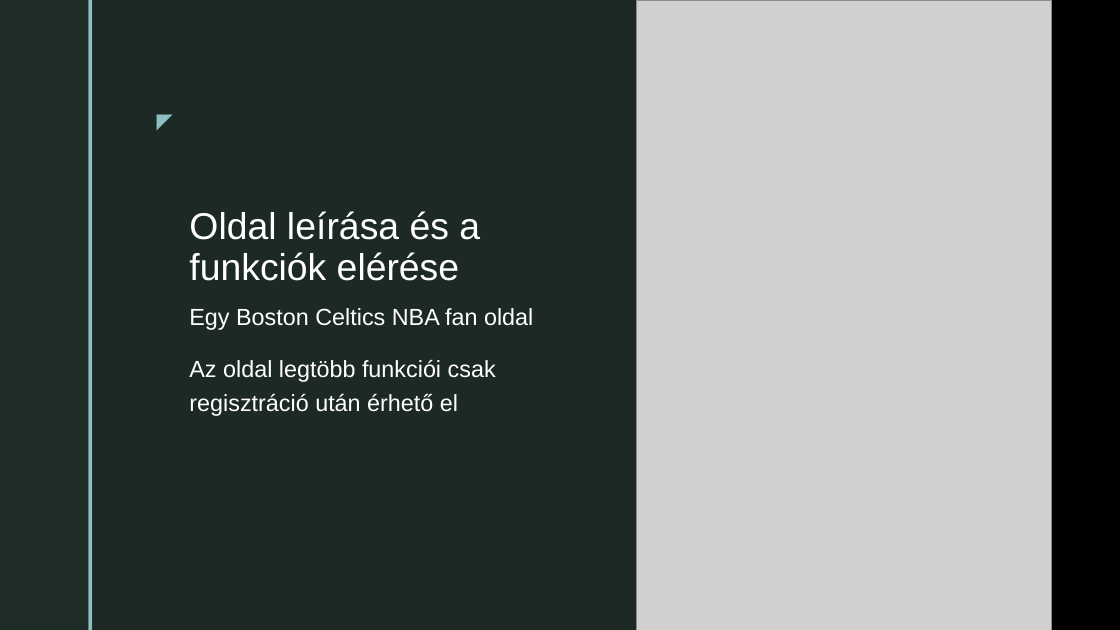
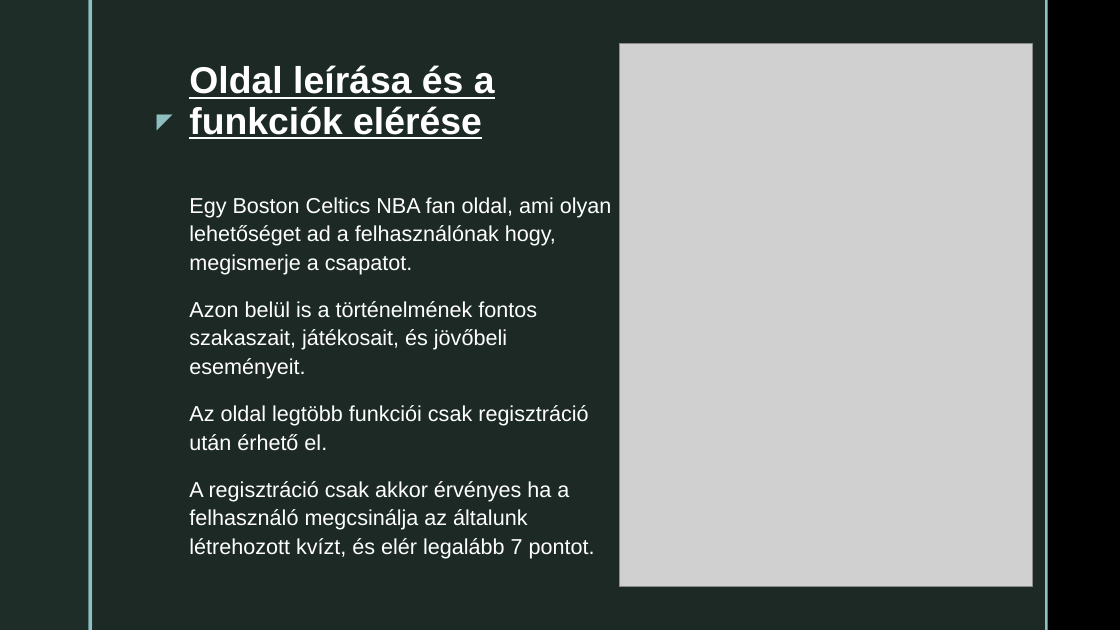
Before and after one commit to TaicsMrt/Vizsgafeladat, a slide deck: slide 3 of Vizsga.pptx (slide 2 before the commit). Drawn at 1120x630 pixels with LibreOffice and Linux fonts; fonts in the diff are those of the drawing; grey boxes stand for pictures; background and template pictures are left out. Boxes give left, top, right and bottom in pixels: in the first picture for what was removed or moved away, otherwise in the second. Text is boxed around its words. In the diff, an @@ line names an element or a change of style, - is before the commit and + after.

```diff
--- a/Vizsga.pptx
+++ b/Vizsga.pptx
@@ title "Oldal leírása és a funkciók ...": place and size @@
-title "Oldal leírása és a funkciók ..." at bbox=[189, 211, 480, 281]
+title "Oldal leírása és a funkciók ..." at bbox=[189, 65, 495, 139]
@@ title "Oldal leírása és a funkciók ..." at bbox=[189, 65, 495, 139]: bold on, underline on @@
@@ picture: place and size @@
-picture at bbox=[637, 0, 1052, 630]
+picture at bbox=[620, 44, 1033, 586]
@@ text at bbox=[189, 197, 612, 559]: text changed; size 20 to 18.5 pt @@
-Egy Boston Celtics NBA fan oldal
-Az oldal legtöbb funkciói csak regisztráció után érhető el
+Egy Boston Celtics NBA fan oldal, ami olyan lehetőséget ad a felhasználónak hogy, megismerje a csapatot.
+Azon belül is a történelmének fontos szakaszait, játékosait, és jövőbeli eseményeit.
+Az oldal legtöbb funkciói csak regisztráció után érhető el.
+A regisztráció csak akkor érvényes ha a felhasználó megcsinálja az általunk létrehozott kvízt, és elér legalább 7 pontot.
```
Also in this commit, not shown: 2 other slides changed, 4 slides added, 4 slides removed.
